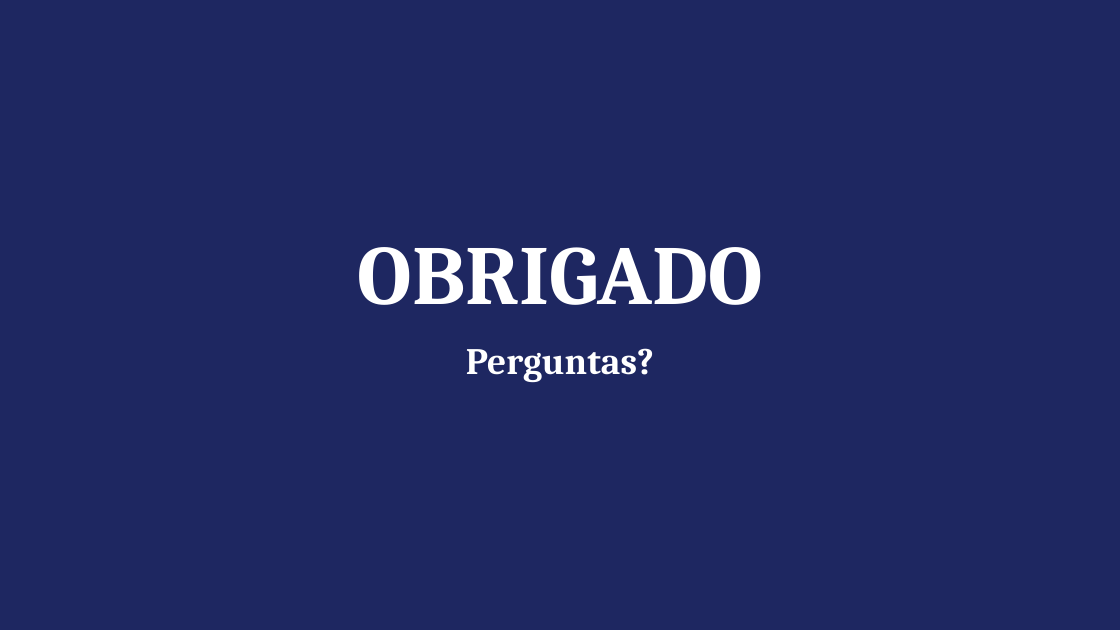
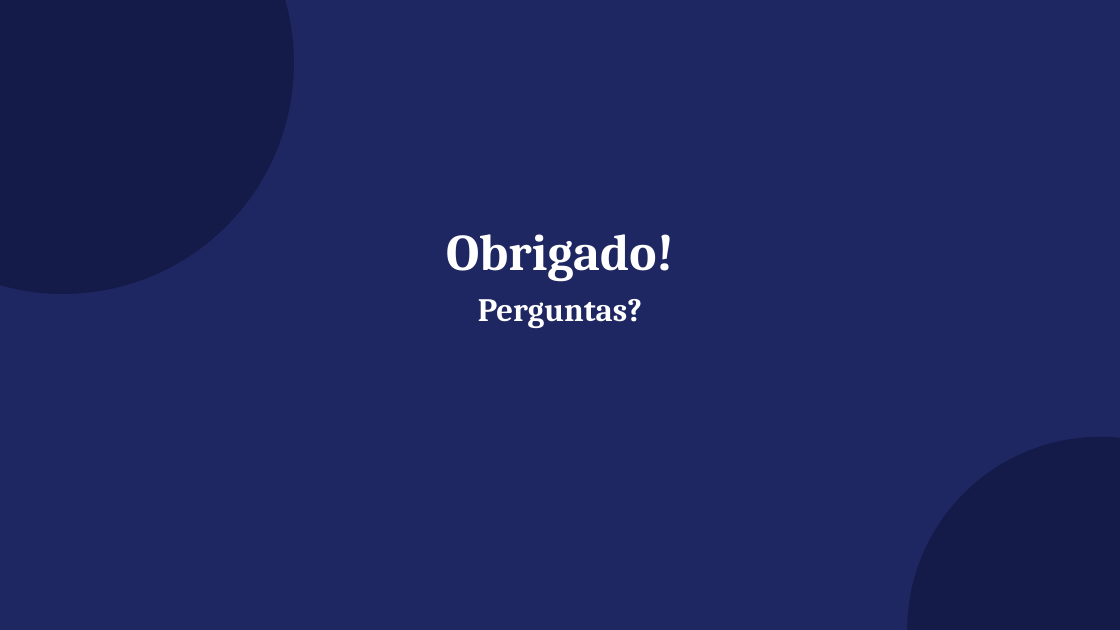
Before and after one commit to fgotelip/SeminariosInteligenciaComputacional, a slide deck: slide 11 of S1/seminario_otimizacao_disciplinas.pptx (slide 14 before the commit). Drawn at 1120x630 pixels with LibreOffice and Linux fonts; fonts in the diff are those of the drawing. Boxes give left, top, right and bottom in pixels: in the first picture for what was removed or moved away, otherwise in the second. Text is boxed around its words. In the diff, an @@ line names an element or a change of style, - is before the commit and + after.

```diff
--- a/S1/seminario_otimizacao_disciplinas.pptx
+++ b/S1/seminario_otimizacao_disciplinas.pptx
@@ ellipse added at (x1=0, y1=0, x2=294, y2=294), fill #141B49 @@
@@ text at (x1=446, y1=234, x2=674, y2=282): text changed; size 72 to 44 pt @@
-OBRIGADO
+Obrigado!
@@ text "Perguntas?" moved from (x1=466, y1=348, x2=654, y2=382) to (x1=478, y1=299, x2=642, y2=328) @@
@@ text "Perguntas?" at (x1=478, y1=299, x2=642, y2=328): size 32 to 28 pt @@
@@ ellipse added at (x1=907, y1=437, x2=1120, y2=630), fill #141B49 @@
```
Also in this commit, not shown: 6 other slides changed, 4 slides added, 7 slides removed, 1 other file.
